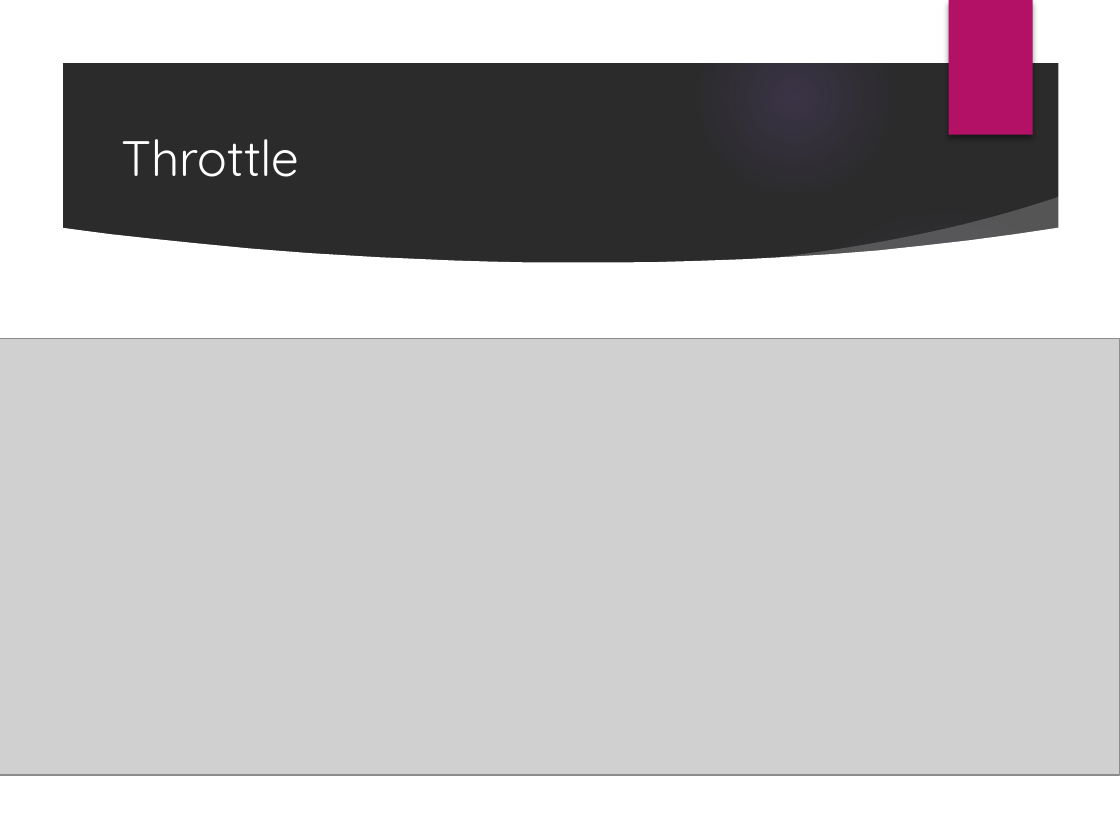
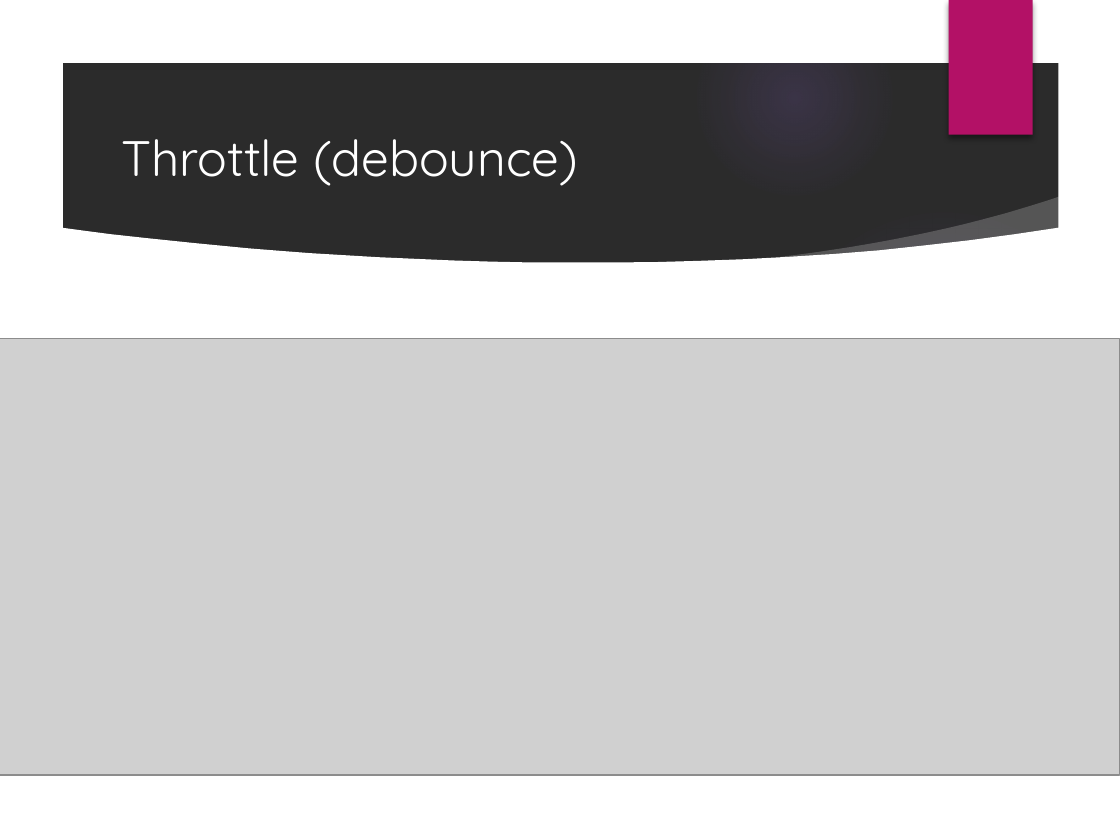
Before and after one commit to PureWeen/DevDays_20171116, a slide deck: slide 13 of DenverDevDays20171116.pptx. Drawn at 1120x840 pixels with LibreOffice and Linux fonts; fonts in the diff are those of the drawing; grey boxes stand for pictures; background and template pictures are left out; a plain dark background stands for a picture behind light text. Boxes give left, top, right and bottom in pixels: in the first picture for what was removed or moved away, otherwise in the second. Text is boxed around its words. In the diff, an @@ line names an element or a change of style, - is before the commit and + after.

```diff
--- a/DenverDevDays20171116.pptx
+++ b/DenverDevDays20171116.pptx
@@ title at bbox=[121, 139, 578, 186]: text changed @@
-Throttle
+Throttle (debounce)
```
Also in this commit, not shown: 5 other slides changed, 2 slides added, 5 other files.
